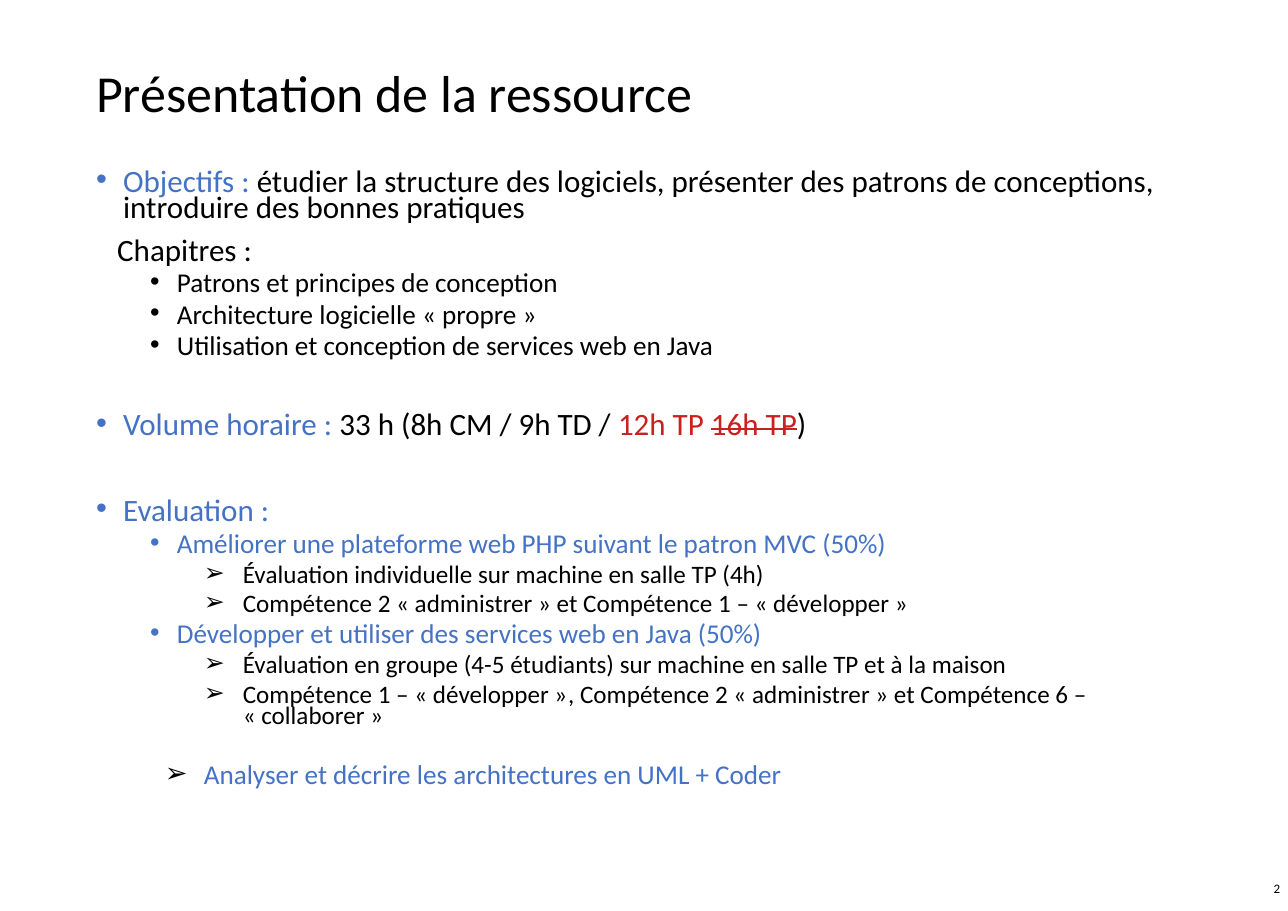
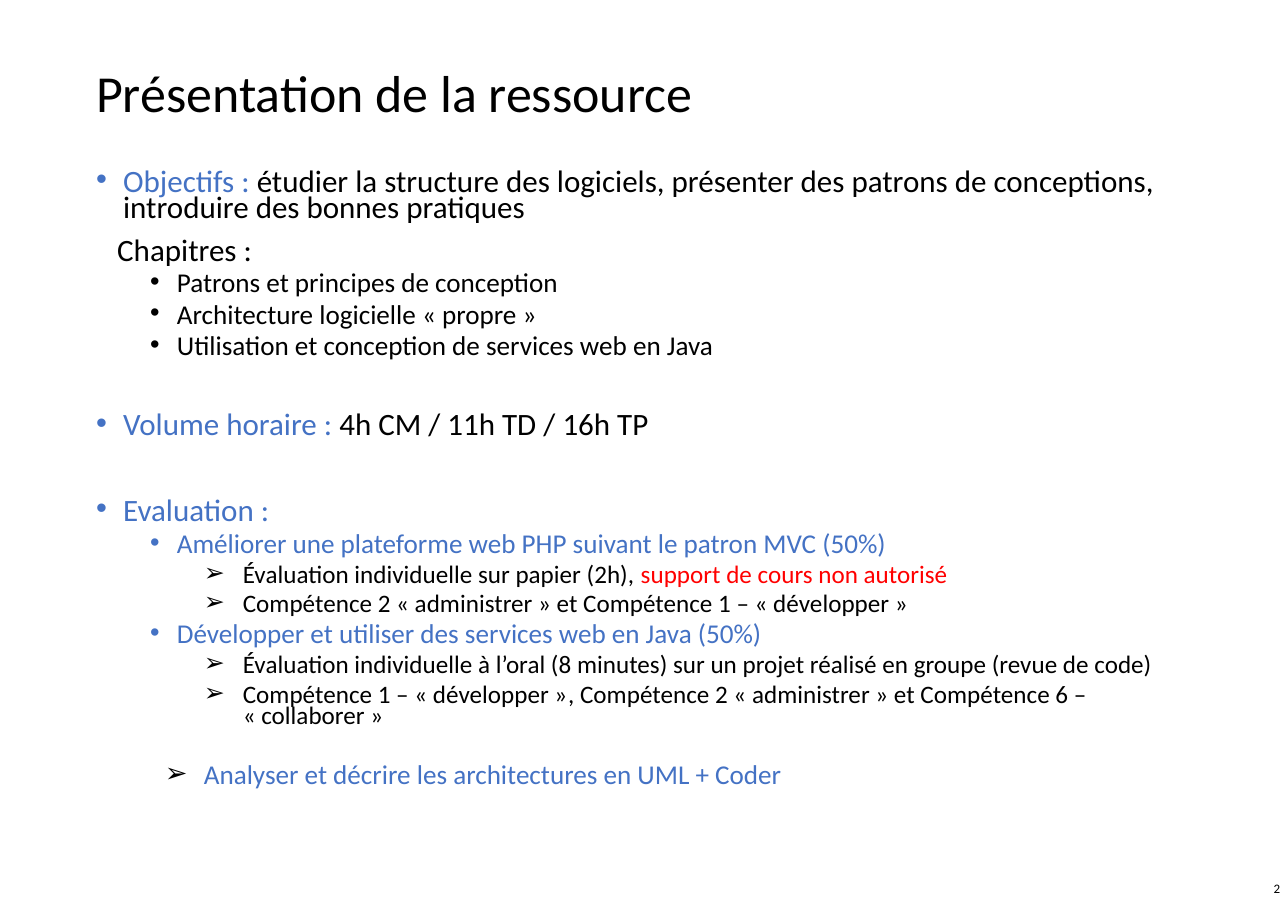
Before and after one commit to flouvat/R4.01-Architecture-logicielle-Pages, a slide deck: slide 2 of docs/CM/R4.01_Architecture_Logicielle-Chapitre1.pptx. Drawn at 1288x911 pixels with LibreOffice and Linux fonts; fonts in the diff are those of the drawing; background and template pictures are left out. Boxes give left, top, right and bottom in pixels: in the first picture for what was removed or moved away, otherwise in the second. Text is boxed around its words. In the diff, an @@ line names an element or a change of style, - is before the commit and + after.

```diff
--- a/docs/CM/R4.01_Architecture_Logicielle-Chapitre1.pptx
+++ b/docs/CM/R4.01_Architecture_Logicielle-Chapitre1.pptx
@@ text at [123, 413, 648, 436]: text changed @@
-• Volume horaire : 33 h (8h CM / 9h TD / 12h TP 16h TP)
+• Volume horaire : 4h CM / 11h TD / 16h TP
@@ text at [243, 562, 947, 587]: text changed @@
-    ➢ Évaluation individuelle sur machine en salle TP (4h)
+    ➢ Évaluation individuelle sur papier (2h), support de cours non autorisé
@@ text at [243, 653, 1151, 678]: text changed @@
-    ➢ Évaluation en groupe (4-5 étudiants) sur machine en salle TP et à la maison
+    ➢ Évaluation individuelle à l’oral (8 minutes) sur un projet réalisé en groupe (revue de code)
```
Also in this commit, not shown: 9 other slides changed.
